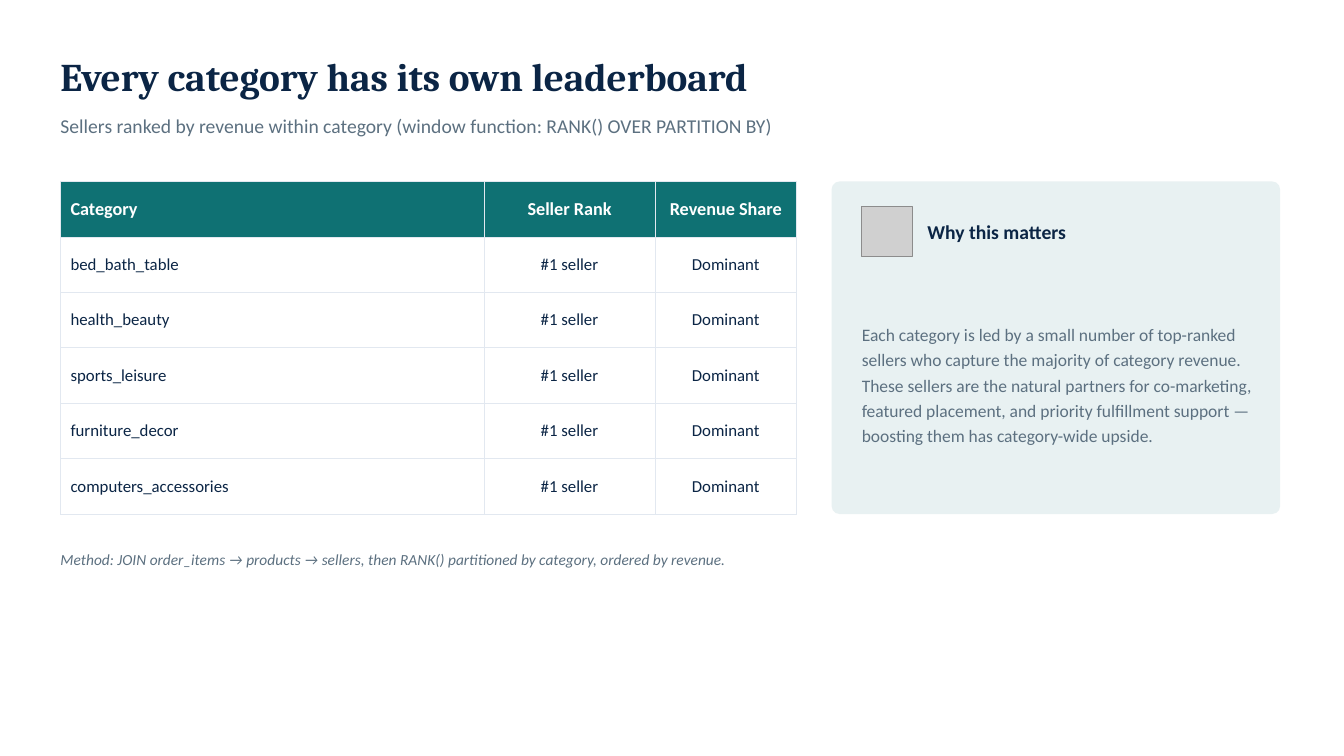
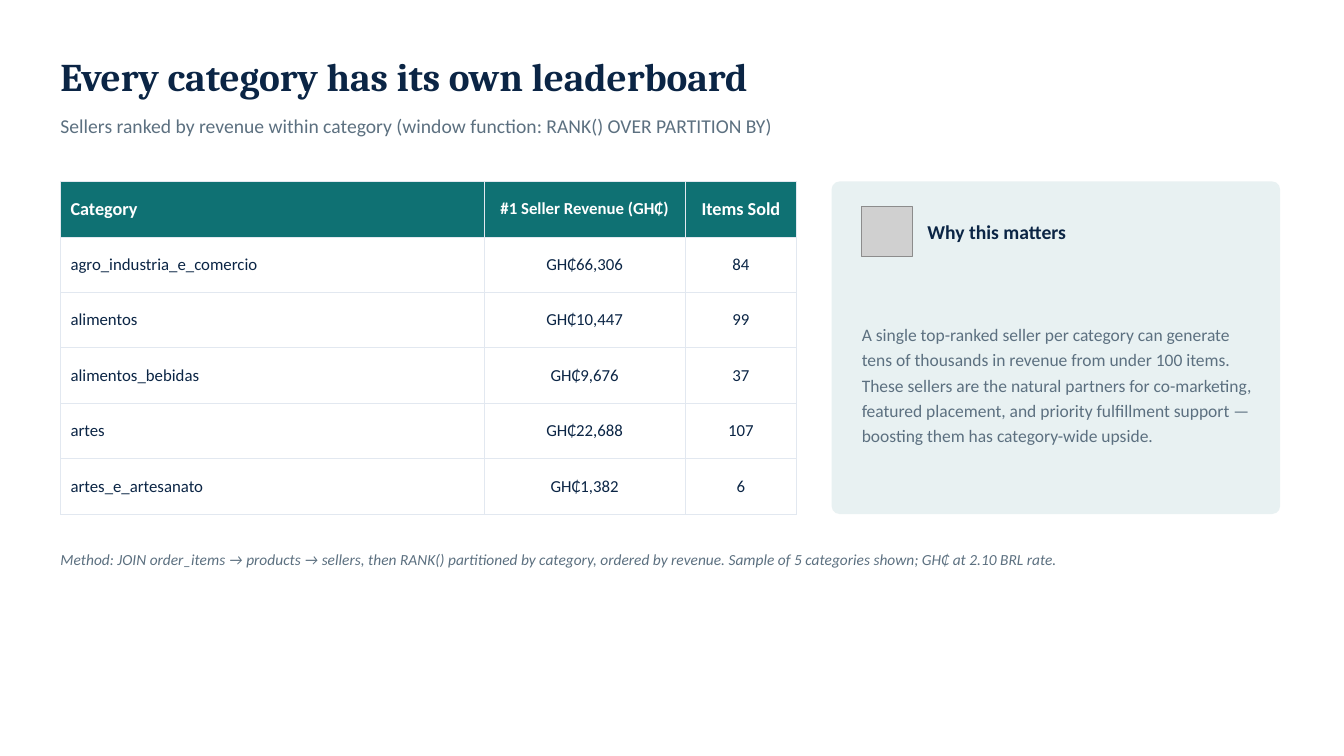
Before and after one commit to AbigailAbenaDadzie/olist-analytics, a slide deck: slide 5 of slides/olist_analytics.pptx. Drawn at 1344x756 pixels with LibreOffice and Linux fonts; fonts in the diff are those of the drawing; grey boxes stand for pictures. Boxes give left, top, right and bottom in pixels: in the first picture for what was removed or moved away, otherwise in the second. Text is boxed around its words. In the diff, an @@ line names an element or a change of style, - is before the commit and + after.

```diff
--- a/slides/olist_analytics.pptx
+++ b/slides/olist_analytics.pptx
@@ table at (60,181,797,514) @@
-row 1, column 2: Seller Rank
+row 1, column 2: #1 Seller Revenue (GH₵)
-row 1, column 3: Revenue Share
+row 1, column 3: Items Sold
-row 2: bed_bath_table | #1 seller | Dominant
+row 2: agro_industria_e_comercio | GH₵66,306 | 84
-row 3: health_beauty | #1 seller | Dominant
+row 3: alimentos | GH₵10,447 | 99
-row 4: sports_leisure | #1 seller | Dominant
+row 4: alimentos_bebidas | GH₵9,676 | 37
-row 5: furniture_decor | #1 seller | Dominant
+row 5: artes | GH₵22,688 | 107
-row 6: computers_accessories | #1 seller | Dominant
+row 6: artes_e_artesanato | GH₵1,382 | 6
@@ text at (862,329,1252,445): text changed @@
-Each category is led by a small number of top-ranked sellers who capture the majority of category revenue. These sellers are the natural partners for co-marketing, featured placement, and priority fulfillment support — boosting them has category-wide upside.
+A single top-ranked seller per category can generate tens of thousands in revenue from under 100 items. These sellers are the natural partners for co-marketing, featured placement, and priority fulfillment support — boosting them has category-wide upside.
@@ text at (60,554,1056,568): text changed @@
-Method: JOIN order_items → products → sellers, then RANK() partitioned by category, ordered by revenue.
+Method: JOIN order_items → products → sellers, then RANK() partitioned by category, ordered by revenue. Sample of 5 categories shown; GH₵ at 2.10 BRL rate.
```
Also in this commit, not shown: 5 other slides changed, 4 other files.
